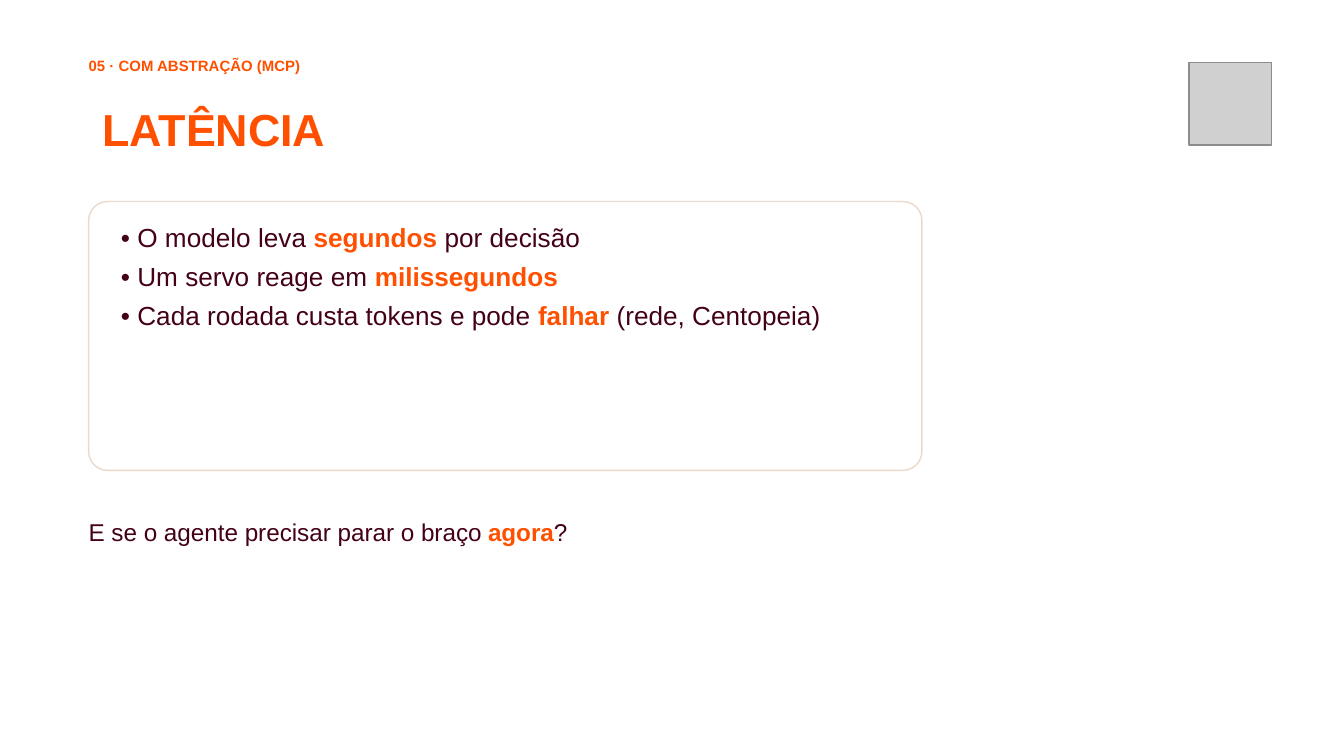
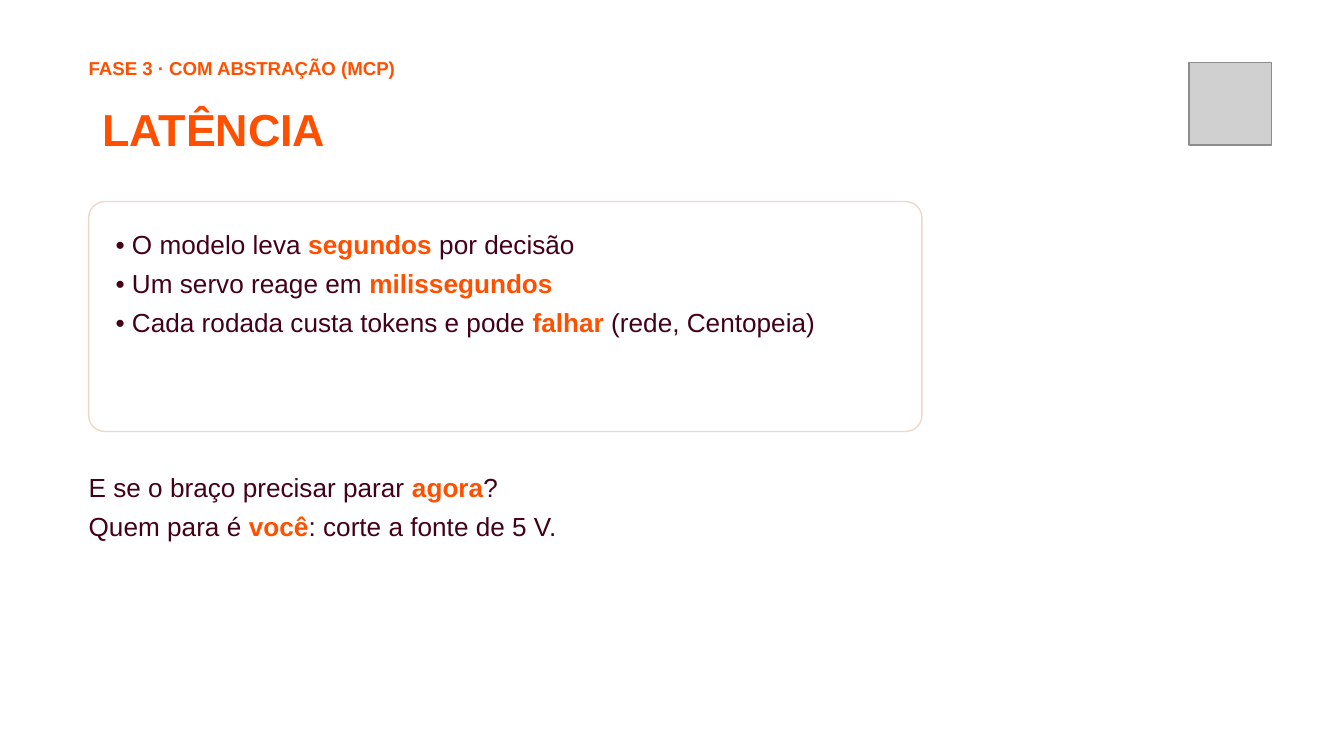
Before and after one commit to jhlr/plotter, a slide deck: slide 31 of workshop/dinamica-ia-hardware.pptx (slide 28 before the commit). Drawn at 1344x756 pixels with LibreOffice and Linux fonts; fonts in the diff are those of the drawing; grey boxes stand for pictures; background and template pictures are left out. Boxes give left, top, right and bottom in pixels: in the first picture for what was removed or moved away, otherwise in the second. Text is boxed around its words. In the diff, an @@ line names an element or a change of style, - is before the commit and + after.

```diff
--- a/workshop/dinamica-ia-hardware.pptx
+++ b/workshop/dinamica-ia-hardware.pptx
@@ text at <box>89,60,395,79</box>: text changed; size 8 to 10 pt @@
-05 · COM ABSTRAÇÃO (MCP)
+FASE 3 · COM ABSTRAÇÃO (MCP)
@@ rounded rectangle: place and size @@
-rounded rectangle at <box>89,202,922,470</box>
+rounded rectangle at <box>89,202,922,431</box>
@@ text "• O modelo leva segundos ...": place and size @@
-text "• O modelo leva segundos ..." at <box>137,228,820,331</box>
+text "• O modelo leva segundos ..." at <box>132,235,815,338</box>
@@ text at <box>89,478,556,542</box>: text changed; size 13 to 14 pt @@
-E se o agente precisar parar o braço agora?
+E se o braço precisar parar agora?
+Quem para é você: corte a fonte de 5 V.
```
Also in this commit, not shown: 21 other slides changed, 10 slides added, 6 slides removed, 36 other files.
